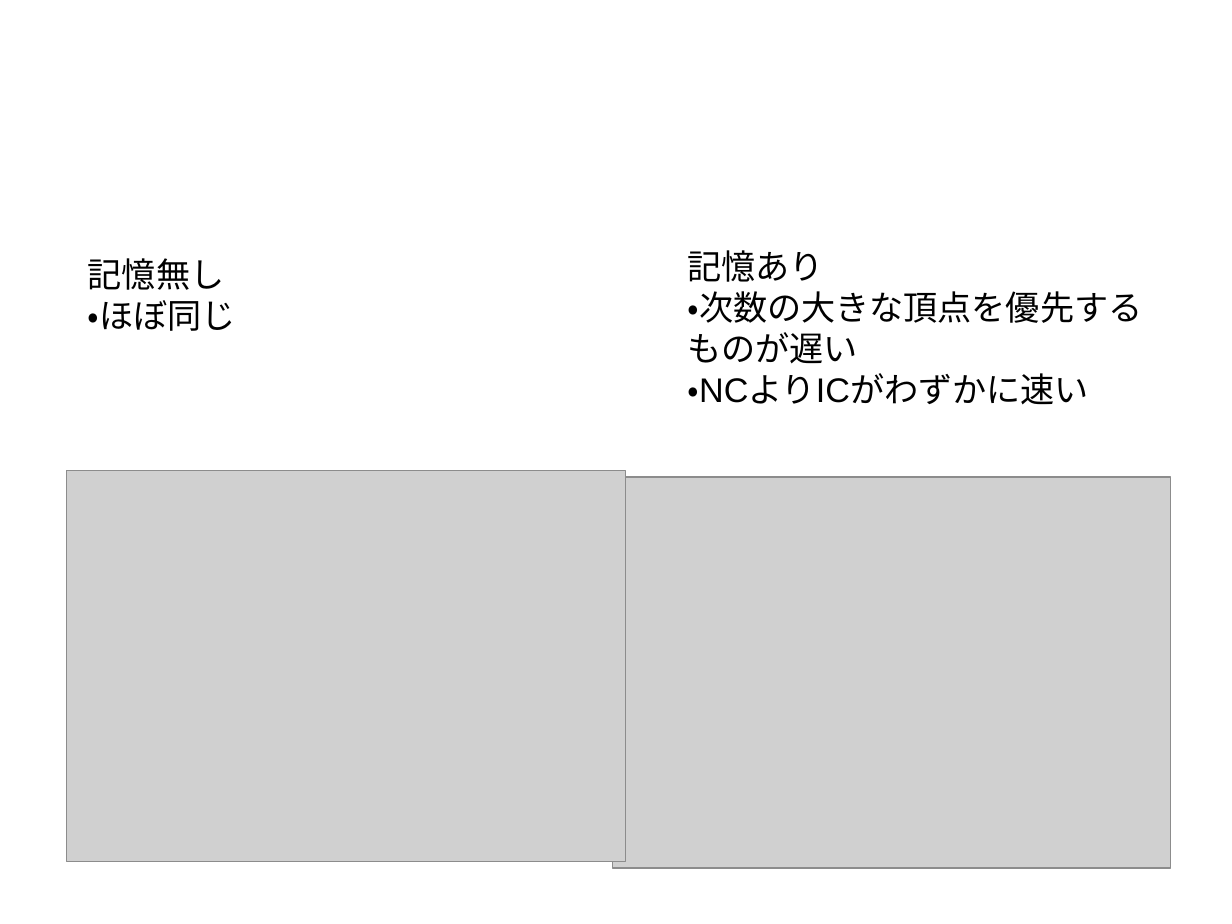
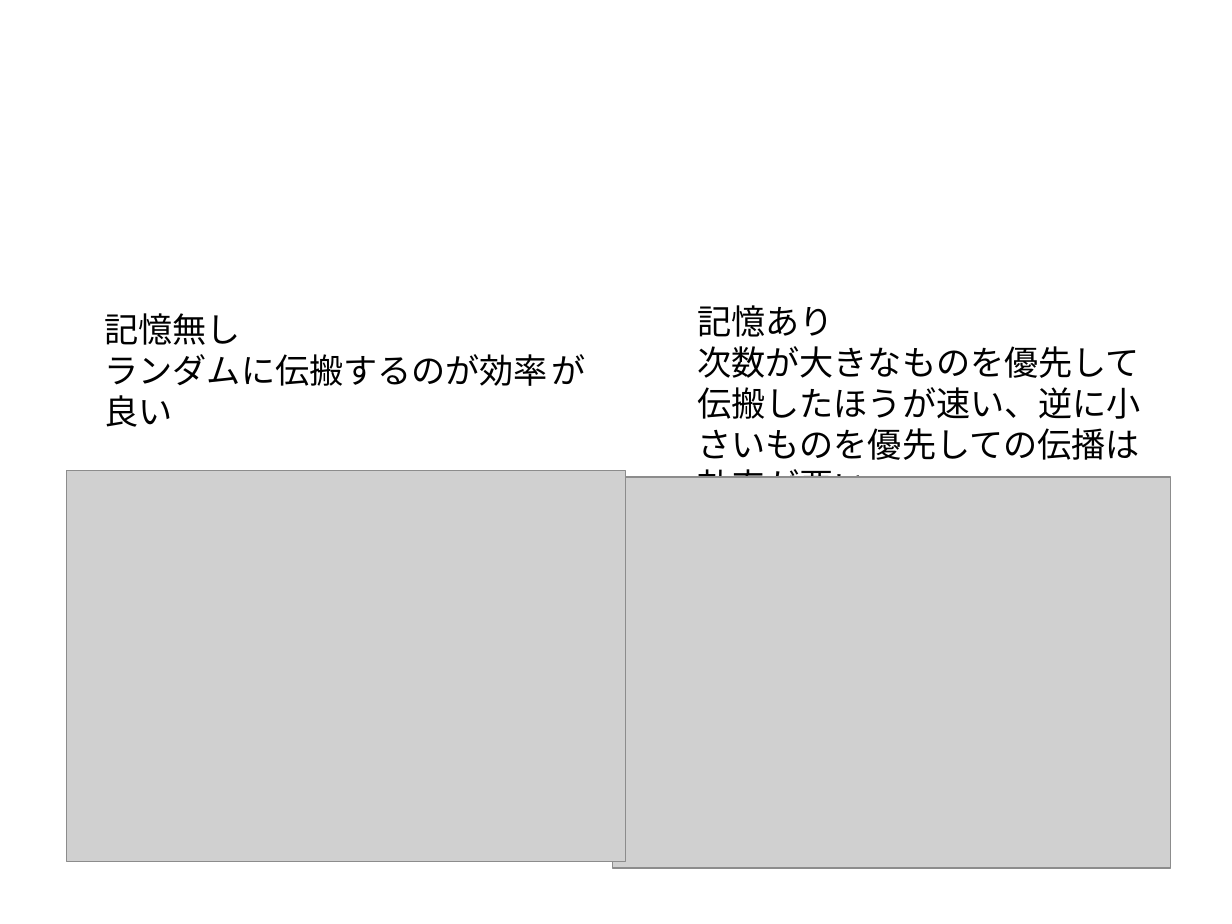
Before and after one commit to awesomest/NetWork_g-2015, a slide deck: slide 38 of 中間発表.odp (slide 34 before the commit). Drawn at 1232x924 pixels with LibreOffice and Linux fonts; fonts in the diff are those of the drawing; grey boxes stand for pictures; background and template pictures are left out. Boxes give left, top, right and bottom in pixels: in the first picture for what was removed or moved away, otherwise in the second. Text is boxed around its words. In the diff, an @@ line names an element or a change of style, - is before the commit and + after.

```diff
--- a/中間発表.odp
+++ b/中間発表.odp
@@ text removed at <box>88,258,236,331</box> @@
-記憶無し
-・ほぼ同じ
@@ text "記憶あり": place and size @@
-text "記憶あり" at <box>688,250,1143,405</box>
+text "記憶あり" at <box>698,305,1141,478</box>
@@ text added at <box>105,313,586,427</box>, 22 pt, text #000000 @@
+記憶無し
+ランダムに伝搬するのが効率 が良い
@@ text at <box>698,346,1141,478</box>: text changed @@
-・次数の大きな頂点を優先するものが遅い
-・NCよりICがわずかに速い
+次数が大きなものを優先して伝搬したほうが速い、逆に小さいものを優先しての伝播は効率が悪い
```
Also in this commit, not shown: 36 other slides changed, 6 slides added, 2 slides removed.
